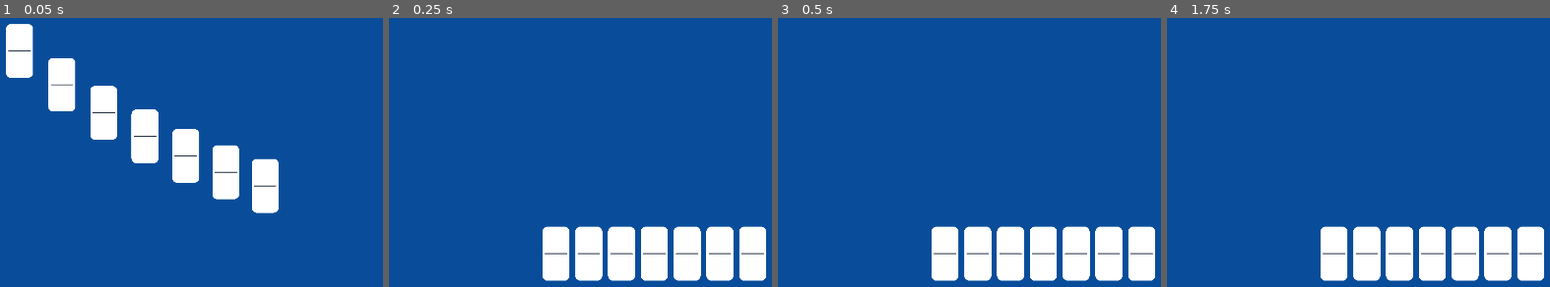
Above: before the commit, frames 1-4 (left to right).
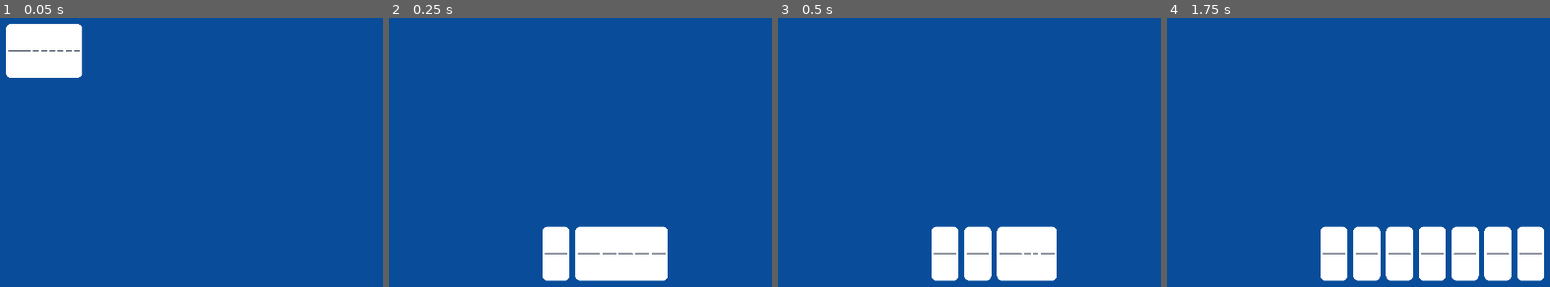
Above: after the commit, the same moments.

Repository: lenny015/capstone-game
Game: Godot game, scene res://scenes/game_board.tscn
The game is run twice, just before and just after one commit, with the same random seed, the same clock (stepped at 60 frames per second) and the same inputs.
Inputs (mouse positions are in pixels of both pictures, inside the frame that each line leads up to):
- Up to frame 1 (0.05 s): no input
- Up to frame 2 (0.25 s): no input
- Up to frame 3 (0.5 s): no input
- Up to frame 4 (1.75 s): tap Enter at 0.5 s; move the mouse to (outside the picture) at 0.52 s; click (outside the picture) at 0.67 s; move the mouse to (1274, 90) at 1.27 s; click (1274, 90) at 1.42 s

The runs differ from the first frame. In frame 1, 10% of the frame differs, in the area x 7-73%, y 2-73%; in frame 2, 5.0%; in frame 3, 4.7%; in frame 4, nothing differs.

Commit message:
Create initial player hand with selection input

Diff:
--- a/scripts/domino_manager.gd
+++ b/scripts/domino_manager.gd
@@ -1,12 +1,84 @@
 extends Node2D
+
+const HOVER_OFFSET = -15
+const SELECT_OFFSET = -30
+
+var hovered_domino: Node2D = null
+var selected_domino: Node2D = null
+var domino_original_pos = {}
 
 func _ready():
 	pass
-	#var domino_scene = preload("res://scenes/domino.tscn")
-	#
-	## Create test dominoes
-	#for i in range(7):
-		#var domino = domino_scene.instantiate()
-		#domino.position = Vector2(100 + i * 80, 300)
-		#add_child(domino)
-		#domino.set_values(i, 6 - i)
+
+
+func _input(event):
+	if event is InputEventMouseButton and event.button_index == MOUSE_BUTTON_LEFT:
+		if event.pressed:
+			var domino = raycast_check()
+			if domino:
+				toggle_selection(domino)
+
+func _process(_delta):
+	var domino = raycast_check()
+
+	if domino != hovered_domino:
+		if hovered_domino and hovered_domino != selected_domino:
+			move_to_origin(hovered_domino)
+		hovered_domino = domino
+
+		if hovered_domino and hovered_domino != selected_domino:
+			lift_domino(hovered_domino, HOVER_OFFSET)
+
+func toggle_selection(domino: Node2D):
+	if selected_domino == domino:
+		deselect_domino()
+	else:
+		if selected_domino:
+			deselect_domino()
+		select_domino(domino)
+
+func select_domino(domino: Node2D):
+	selected_domino = domino
+	lift_domino(domino, SELECT_OFFSET)
+	print("Selected domino")
+
+func deselect_domino():
+	if selected_domino:
+		move_to_origin(selected_domino)
+		selected_domino = null
+		print("Deselected domino")
+
+func lift_domino(domino: Node2D, offset: float):
+	if not domino_original_pos.has(domino):
+		domino_original_pos[domino] = domino.position.y
+
+	var original_y = domino_original_pos[domino]
+	var target_pos = Vector2(domino.position.x, original_y + offset)
+
+	var tween = get_tree().create_tween()
+	tween.tween_property(domino, "position", target_pos, 0.15)
+
+func move_to_origin(domino: Node2D):
+	if domino_original_pos.has(domino):
+		var original_y = domino_original_pos[domino]
+		var target_pos = Vector2(domino.position.x, original_y)
+
+		var tween = get_tree().create_tween()
+		tween.tween_property(domino, "position", target_pos, 0.15)
+
+func store_original_position(domino: Node2D):
+	"""Call this from PlayerHand after positioning dominoes"""
+	domino_original_pos[domino] = domino.position.y
+
+func raycast_check():
+	var space_state = get_world_2d().direct_space_state
+	var parameters = PhysicsPointQueryParameters2D.new()
+
+	parameters.position = get_global_mouse_position()
+	parameters.collide_with_areas = true
+	parameters.collision_mask = 1
+
+	var result = space_state.intersect_point(parameters)
+	if result.size() > 0:
+		return result[0].collider.get_parent()
+	return null
--- a/scripts/player_hand.gd
+++ b/scripts/player_hand.gd
@@ -4,10 +4,11 @@
 const DOMINO_SCENE_PATH = "res://scenes/domino.tscn"
 const DOMINO_WIDTH = 80
 
-
 var player_hand = []
 var center_screen_x
 var hand_y_pos
+
+@onready var domino_manager = $"../DominoManager"
 
 func _ready():
 	center_screen_x = get_viewport().size.x / 2
@@ -16,8 +17,8 @@
 	var domino_scene = preload(DOMINO_SCENE_PATH)
 	for i in range(HAND_COUNT):
 		var new_domino = domino_scene.instantiate()
-		$"../DominoManager".add_child(new_domino)
-		new_domino.name = "Domino"
+		domino_manager.add_child(new_domino)
+		new_domino.name = "Domino" + str(i)
 		add_domino_to_hand(new_domino)
 
 func add_domino_to_hand(domino):
@@ -30,9 +31,12 @@
 		var domino = player_hand[i]
 		animate_card_to_position(domino, new_pos)
 
+		await get_tree().create_timer(0.15).timeout
+		domino_manager.store_original_position(domino)
+
 func calc_domino_pos(index):
 	var total_width = (player_hand.size() -1) * DOMINO_WIDTH
-	var x_offset = center_screen_x + index * DOMINO_WIDTH - total_width / 2
+	var x_offset = center_screen_x + index * DOMINO_WIDTH - total_width / 2.0
 	return x_offset
 
 func animate_card_to_position(domino, new_pos):
